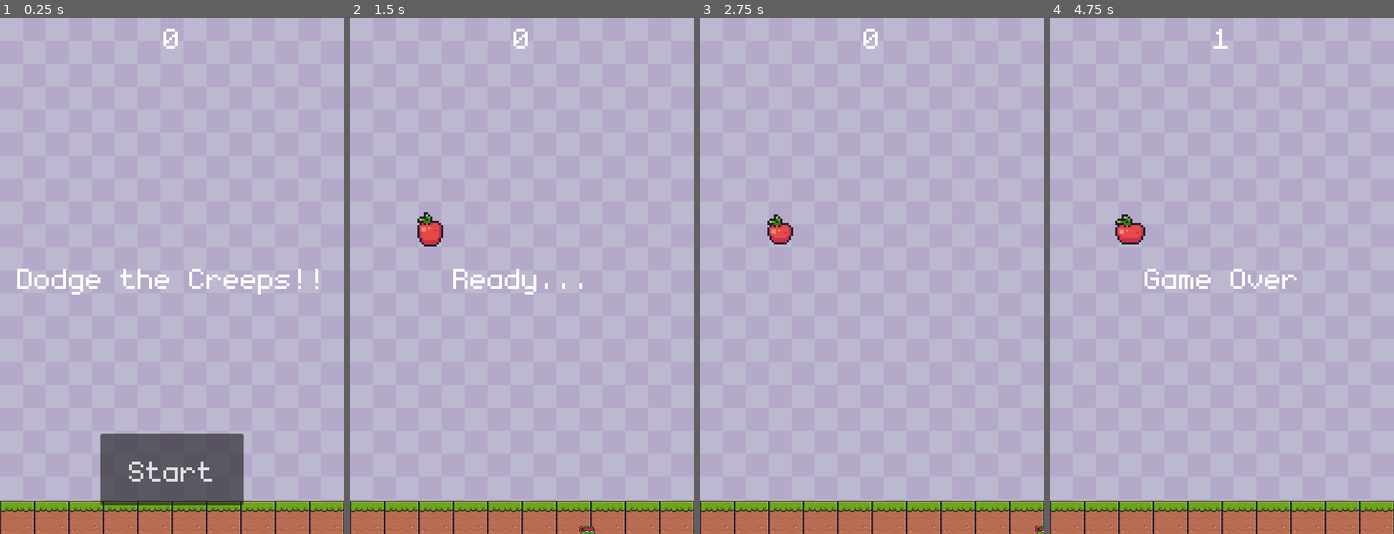
Above: before the commit, frames 1-4 (left to right).
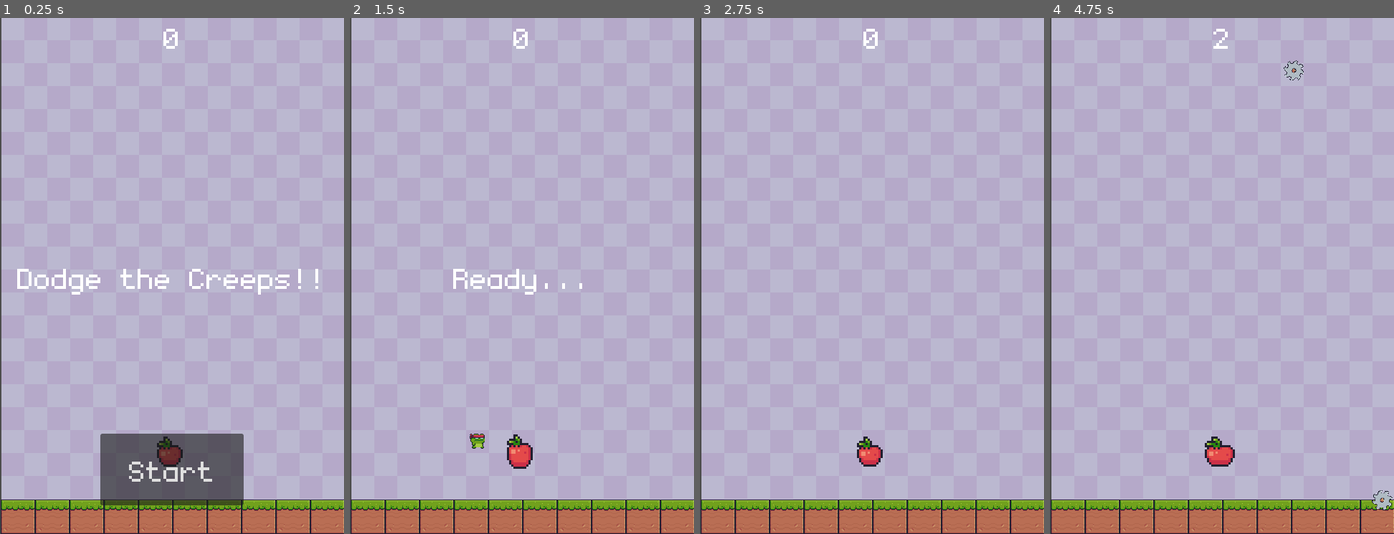
Above: after the commit, the same moments.

Repository: Imphalda/Simple-Godot-Project
Game: Godot game, scene res://main.tscn
Two runs of this game, one before a commit and one after it. Both use one fixed random seed, a clock stepped at 60 frames per second and the inputs below.
Inputs:
- Up to frame 1 (0.25 s): no input
- Up to frame 2 (1.5 s): click "Start" at 0.5 s; tap Enter (ui_accept) at 1.25, 1.35 s; hold Right (move_right) from 1.28 s (still down)
- Up to frame 3 (2.75 s): keep holding Right (move_right); tap Enter (ui_accept) at 1.52, 1.82, 2.1, 2.27, 2.57 s
- Up to frame 4 (4.75 s): release Right (move_right) at 2.78 s; hold Left (move_left) 2.78-3.53 s; tap Enter (ui_accept) at 2.85, 3.6, 3.77, 4.07, 4.35, 4.52 s; hold Right (move_right) from 3.53 s (still down)

The runs differ from the first frame. In frame 1, 2.7% of the frame differs, in the area x 0-100%, y 0-100%; in frame 2, 3.4%; in frame 3, 3.1%; in frame 4, 3.9%.

Commit message:
Fixed floor collision, broke all other collision

Diff:
--- a/Apple.tscn
+++ b/Apple.tscn
@@ -182,26 +182,15 @@
 radius = 9.66667
 height = 20.6667
 
-[node name="Apple" type="RigidBody2D" groups=["collectable"]]
-z_index = 1
-position = Vector2(199, 162)
-collision_layer = 4
-collision_mask = 4
-gravity_scale = 0.0
-can_sleep = false
-freeze = true
+[node name="Apple" type="Area2D"]
 script = ExtResource("1_biy1w")
-metadata/_edit_group_ = true
 
 [node name="AnimatedSprite2D" type="AnimatedSprite2D" parent="."]
+position = Vector2(0, 1)
 scale = Vector2(3, 3)
 sprite_frames = SubResource("SpriteFrames_ur0kb")
 animation = &"Default"
 
 [node name="AppleCollision" type="CollisionShape2D" parent="."]
-position = Vector2(0, -5)
 scale = Vector2(3, 3)
 shape = SubResource("CapsuleShape2D_85not")
-
-[connection signal="body_entered" from="." to="." method="_on_body_entered"]
-[connection signal="animation_finished" from="AnimatedSprite2D" to="." method="on_animation_finished"]
--- a/Collectable.gd
+++ b/Collectable.gd
@@ -1,12 +1,18 @@
-extends RigidBody2D
+extends Area2D
 @export var points = 10
 signal collectable_player_hit
 
 # Called when the node enters the scene tree for the first time.
-func _ready() -> void:
-	hide()
-	pass # Replace with function body.
+func _ready():
+	self.body_entered.connect(_on_body_entered)
 
+func _on_body_entered(body):
+	if body.is_in_group("player"):
+		$AnimatedSprite2D.play("collected")
+		$AnimatedSprite2D.animation_finished.connect(_on_animation_finished)
+
+func _on_animation_finished():
+	queue_free()
 # Called every frame. 'delta' is the elapsed time since the previous frame.
 func _process(delta: float) -> void:
 
--- a/floor.tscn
+++ b/floor.tscn
@@ -1,9 +1,18 @@
-[gd_scene load_steps=2 format=3 uid="uid://jj63iil8ufje"]
+[gd_scene load_steps=3 format=3 uid="uid://jj63iil8ufje"]
 
 [ext_resource type="Texture2D" uid="uid://c721odxmji557" path="res://Assets/Terrain/grass.png" id="1_hy7f5"]
+
+[sub_resource type="RectangleShape2D" id="RectangleShape2D_bcyii"]
+size = Vector2(47, 49)
 
 [node name="TextureRect" type="TextureRect"]
 offset_right = 48.0
 offset_bottom = 48.0
 texture = ExtResource("1_hy7f5")
 stretch_mode = 1
+
+[node name="StaticBody2D" type="StaticBody2D" parent="."]
+
+[node name="CollisionShape2D" type="CollisionShape2D" parent="StaticBody2D"]
+position = Vector2(24.5, 23.5)
+shape = SubResource("RectangleShape2D_bcyii")
--- a/floor_collison.gd
+++ /dev/null
@@ -1,11 +0,0 @@
-extends RigidBody2D
-
-
-# Called when the node enters the scene tree for the first time.
-func _ready() -> void:
-	pass # Replace with function body.
-
-
-# Called every frame. 'delta' is the elapsed time since the previous frame.
-func _process(delta: float) -> void:
-	pass
--- a/main.tscn
+++ b/main.tscn
@@ -13,9 +13,9 @@
 
 [sub_resource type="Curve2D" id="Curve2D_cpp6j"]
 _data = {
-"points": PackedVector2Array(0, 0, 0, 0, 0, 0, 0, 0, 0, 0, 480, 0, 0, 0, 0, 0, 480, 720, 0, 0, 0, 0, 0, 720, 0, 0, 0, 0, 0, 0)
+"points": PackedVector2Array(0, 0, 0, 0, 0, 0, 0, 0, 0, 0, 480, 0, 0, 0, 0, 0, 480, 720, 0, 0, 0, 0, 0, 720, 0, 0, 0, 0, 1.25204, 683.001, 0, 0, 0, 0, 0, 0)
 }
-point_count = 5
+point_count = 6
 
 [node name="Main" type="Node"]
 script = ExtResource("1_l7y1o")
@@ -26,21 +26,24 @@
 anchor_top = 1.0
 anchor_right = 1.0
 anchor_bottom = 1.0
-offset_top = -46.0
-offset_bottom = 2.0
+offset_left = 1.0
+offset_top = -48.0
+offset_right = 49.0
+offset_bottom = 0.0
 grow_horizontal = 2
 grow_vertical = 0
 
-[node name="StaticBody2D" type="StaticBody2D" parent="Floor"]
+[node name="StaticBody2D2" type="StaticBody2D" parent="Floor"]
+position = Vector2(-2, -1)
 collision_layer = 15
 collision_mask = 15
 
-[node name="floor collison shape" type="CollisionShape2D" parent="Floor/StaticBody2D"]
-position = Vector2(240.625, 24)
+[node name="floor collison shape" type="CollisionShape2D" parent="Floor/StaticBody2D2"]
+position = Vector2(239, 26)
 shape = SubResource("RectangleShape2D_q7hbe")
 
 [node name="Player" parent="." instance=ExtResource("1_418vv")]
-position = Vector2(81, 505)
+position = Vector2(-68, 592)
 
 [node name="Mob" parent="." instance=ExtResource("2_53coy")]
 position = Vector2(530, 521)
@@ -55,7 +58,7 @@
 one_shot = true
 
 [node name="StartPosition" type="Marker2D" parent="."]
-position = Vector2(232, 308)
+position = Vector2(118, 228)
 
 [node name="MobPath" type="Path2D" parent="."]
 curve = SubResource("Curve2D_cpp6j")
@@ -69,22 +72,23 @@
 anchors_preset = 15
 anchor_right = 1.0
 anchor_bottom = 1.0
+offset_left = 2.0
+offset_top = -1.0
+offset_right = 2.0
+offset_bottom = -1.0
 grow_horizontal = 2
 grow_vertical = 2
 texture = ExtResource("5_u8fwy")
 stretch_mode = 1
 
 [node name="Apple" parent="." instance=ExtResource("8_2fkq2")]
-position = Vector2(112, 301)
+position = Vector2(237, 610)
 collision_mask = 0
 
-[connection signal="body_shape_entered" from="Player" to="Player" method="_on_body_shape_entered"]
-[connection signal="collected" from="Player" to="." method="_on_player_collected"]
-[connection signal="collected" from="Player" to="Apple" method="_on_player_collected"]
-[connection signal="killed" from="Player" to="." method="_on_player_killed"]
 [connection signal="timeout" from="MobTimer" to="." method="_on_mob_timer_timeout"]
 [connection signal="timeout" from="ScoreTimer" to="." method="_on_score_timer_timeout"]
 [connection signal="timeout" from="StartTimer" to="." method="_on_start_timer_timeout"]
 [connection signal="start_game" from="Hud" to="." method="new_game"]
 [connection signal="start_game" from="Hud" to="Apple" method="_on_hud_start_game"]
+[connection signal="body_entered" from="Apple" to="Player" method="_on_apple_body_entered"]
 [connection signal="collectable_player_hit" from="Apple" to="Hud" method="_on_collectable_player_hit"]
--- a/player.gd
+++ b/player.gd
@@ -1,20 +1,19 @@
 extends Area2D
-signal hit
-signal killed
-signal collected
 @export var speed = 100
 var screen_size
 var player_body
 
 # Called when the node enters the scene tree for the first time.
+"""
 func _ready() -> void:
 	screen_size = get_viewport_rect().size
 	player_body = $CollisionShape2D
 	hide()
-
+	"""
 
 
 # Called every frame. 'delta' is the elapsed time since the previous frame.
+"""
 func _process(delta: float) -> void:
 	var velocity = Vector2.ZERO
 	var on_floor = false
@@ -23,12 +22,7 @@
 	if !on_floor:
 		velocity += Vector2.DOWN * speed * delta * 20
 
-	"""
-	if Input.is_action_pressed("move_right"):
-		velocity.x += 1
-	if Input.is_action_pressed("move_left"):
-		velocity.x -= 1
-	"""
+
 	if Input.is_action_pressed("move_up"):
 		velocity = Vector2.UP * 5.0
 		$AnimatedSprite2D.animation = "up"
@@ -43,7 +37,7 @@
 		if !velocity.y:
 			$AnimatedSprite2D.animation = "walk"
 
-	"""
+
 	if velocity.x != 0 and velocity.y != 0:
 		velocity
 	if velocity.x != 0:
@@ -51,7 +45,7 @@
 		$AnimatedSprite2D.play(player_types[1])
 	else:
 		$AnimatedSprite2D.stop()
-	"""
+
 
 	position += velocity * speed * delta
 	position = position.clamp(Vector2.ZERO, screen_size)
@@ -59,18 +53,11 @@
 	if velocity.x != 0:
 		$AnimatedSprite2D.animation = "walk"
 		$AnimatedSprite2D.flip_h = velocity.x < 0
+"""
 
 
 
-func _on_body_entered(_body: Node2D) -> void:
-	#hit.emit(_body)
-	#$CollisionShape2D.set_deferred("disabled", true)
-	if _body.is_in_group("mobs"):
-		killed.emit()
-		hide()
-		$CollisionShape2D.set_deferred("disabled", true)
-	elif _body.is_in_group("collectable"):
-		collected.emit()
+
 
 func start(pos):
 	position = pos
--- a/player.tscn
+++ b/player.tscn
@@ -1,8 +1,12 @@
-[gd_scene load_steps=19 format=3 uid="uid://dg21gi43uohqb"]
+[gd_scene load_steps=21 format=3 uid="uid://dg21gi43uohqb"]
 
 [ext_resource type="Script" path="res://player.gd" id="1_7co8w"]
+[ext_resource type="Script" path="res://player1.gd" id="1_qbcyq"]
 [ext_resource type="Texture2D" uid="uid://crtpf6fo7cif8" path="res://Assets/Main Characters/Ninja Frog/Run (32x32).png" id="2_f5lsh"]
 [ext_resource type="Texture2D" uid="uid://brxckc1oqlv3g" path="res://Assets/Main Characters/Ninja Frog/Jump (32x32).png" id="2_r6yx4"]
+
+[sub_resource type="CapsuleShape2D" id="CapsuleShape2D_s4xnm"]
+radius = 12.0
 
 [sub_resource type="AtlasTexture" id="AtlasTexture_luor1"]
 atlas = ExtResource("2_r6yx4")
@@ -108,22 +112,29 @@
 "speed": 24.0
 }]
 
-[sub_resource type="CapsuleShape2D" id="CapsuleShape2D_s4xnm"]
+[sub_resource type="CapsuleShape2D" id="CapsuleShape2D_fc42t"]
 radius = 12.0
 
-[node name="Player" type="Area2D" groups=["Player"]]
-position = Vector2(215, 236)
+[node name="CharacterBody2D" type="CharacterBody2D"]
+collision_layer = 15
+collision_mask = 15
+script = ExtResource("1_qbcyq")
+
+[node name="Player" type="Area2D" parent="." groups=["Player"]]
+collision_layer = 15
 collision_mask = 15
 script = ExtResource("1_7co8w")
 metadata/_edit_group_ = true
 
+[node name="CollisionShape2D" type="CollisionShape2D" parent="Player" groups=["Player"]]
+shape = SubResource("CapsuleShape2D_s4xnm")
+
 [node name="AnimatedSprite2D" type="AnimatedSprite2D" parent="."]
-position = Vector2(-0.25, -0.72)
 scale = Vector2(0.953125, 0.8925)
 sprite_frames = SubResource("SpriteFrames_n6g54")
 animation = &"walk"
 
-[node name="CollisionShape2D" type="CollisionShape2D" parent="." groups=["Player"]]
-shape = SubResource("CapsuleShape2D_s4xnm")
+[node name="CollisionShape2D" type="CollisionShape2D" parent="."]
+shape = SubResource("CapsuleShape2D_fc42t")
 
-[connection signal="body_entered" from="." to="." method="_on_body_entered"]
+[connection signal="body_entered" from="Player" to="Player" method="_on_body_entered"]
--- /dev/null
+++ b/player1.gd
@@ -0,0 +1,56 @@
+extends CharacterBody2D
+var screen_size
+var player_body
+var score
+signal hit
+signal killed
+signal collected
+
+const SPEED = 300.0
+const JUMP_VELOCITY = -400.0
+
+
+func _ready() -> void:
+	screen_size = get_viewport_rect().size
+	player_body = $CollisionShape2D
+	hide()
+
+func _physics_process(delta: float) -> void:
+	# Add the gravity.
+	if not is_on_floor():
+		velocity += get_gravity() * delta
+
+	# Handle jump.
+	if Input.is_action_just_pressed("ui_accept") and is_on_floor():
+		velocity.y = JUMP_VELOCITY
+
+	# Get the input direction and handle the movement/deceleration.
+	# As good practice, you should replace UI actions with custom gameplay actions.
+	var direction := Input.get_axis("ui_left", "ui_right")
+	if direction:
+		velocity.x = direction * SPEED
+	else:
+		velocity.x = move_toward(velocity.x, 0, SPEED)
+
+	move_and_slide()
+
+func _on_body_entered(_body: Node2D) -> void:
+	#hit.emit(_body)
+	#$CollisionShape2D.set_deferred("disabled", true)
+	if _body.is_in_group("mobs"):
+		killed.emit()
+		hide()
+		$CollisionShape2D.set_deferred("disabled", true)
+	elif _body.is_in_group("collectable"):
+		collected.emit()
+
+
+func start(pos):
+	position = pos
+	show()
+	#$CollisionShape2D.disabled = false
+
+
+func _on_apple_body_entered(body: Node2D) -> void:
+	get_parent().get_node("Collectibles").queue_free()
+	score += 20
